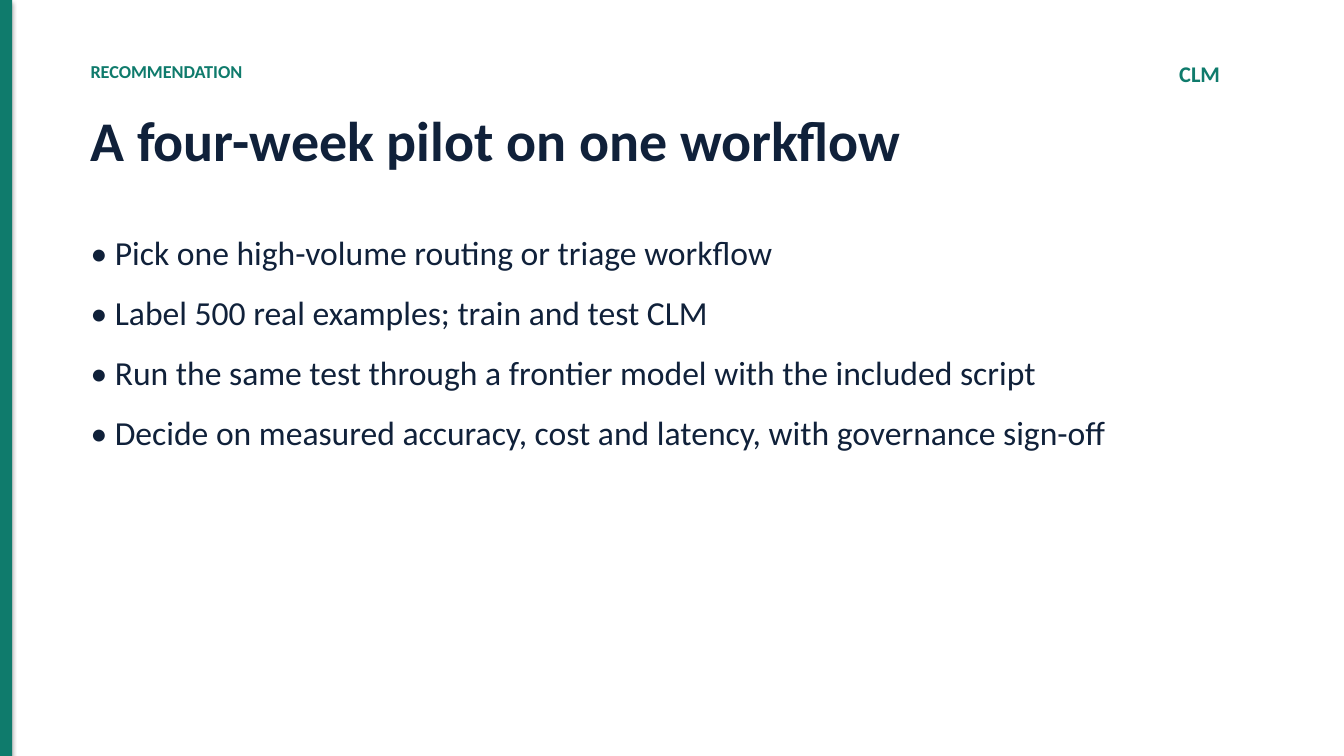
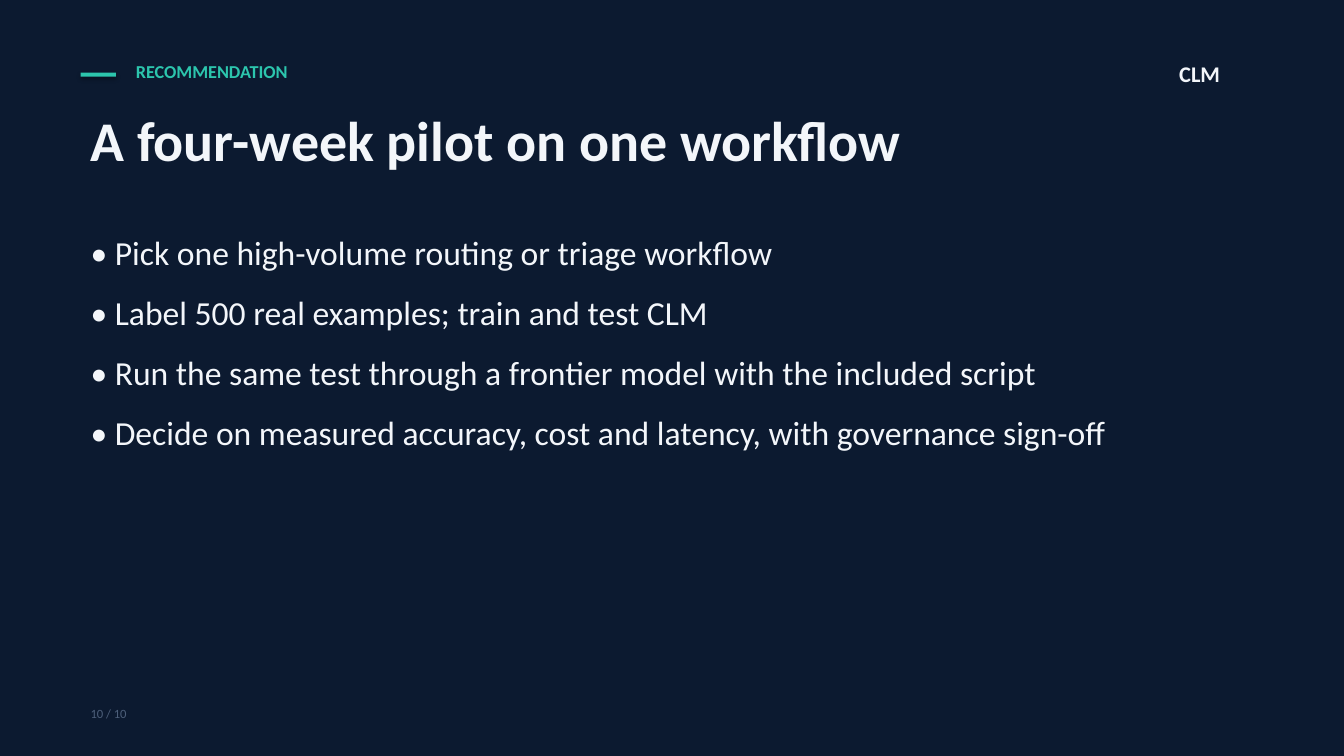
Before and after one commit to rgvvvg5mpz-collab/clm-nemotron, a slide deck: slide 10 of Marketing/CLM-Executive-Briefing.pptx. Drawn at 1344x756 pixels with LibreOffice and Linux fonts; fonts in the diff are those of the drawing. Boxes give left, top, right and bottom in pixels: in the first picture for what was removed or moved away, otherwise in the second. Text is boxed around its words. In the diff, an @@ line names an element or a change of style, - is before the commit and + after.

```diff
--- a/Marketing/CLM-Executive-Briefing.pptx
+++ b/Marketing/CLM-Executive-Briefing.pptx
@@ rectangle: place and size @@
-rectangle at box(0, 0, 12, 756)
+rectangle at box(0, 0, 1344, 756)
@@ rectangle at box(0, 0, 1344, 756): fill #0F7B6C to #0C1A30 @@
@@ text "RECOMMENDATION": place and size @@
-text "RECOMMENDATION" at box(91, 66, 243, 78)
+text "RECOMMENDATION" at box(136, 66, 288, 78)
@@ text "RECOMMENDATION" at box(136, 66, 288, 78): text colour #0F7B6C to #2CC5AD @@
@@ text "CLM" at box(1179, 67, 1220, 82): text colour #0F7B6C to #F3F6FA @@
@@ rectangle added at box(81, 73, 116, 77), fill #2CC5AD @@
@@ text "A four-week pilot on one ..." at box(91, 121, 901, 170): text colour #10213A to #F3F6FA @@
@@ text "• Pick one high-volume routing ..." at box(115, 241, 1105, 451): text colour #10213A to #F3F6FA @@
@@ text added at box(91, 710, 127, 718), 9 pt, text #4D5F7A @@
+10 / 10
```
Also in this commit, not shown: 9 other slides changed, 55 other files.
